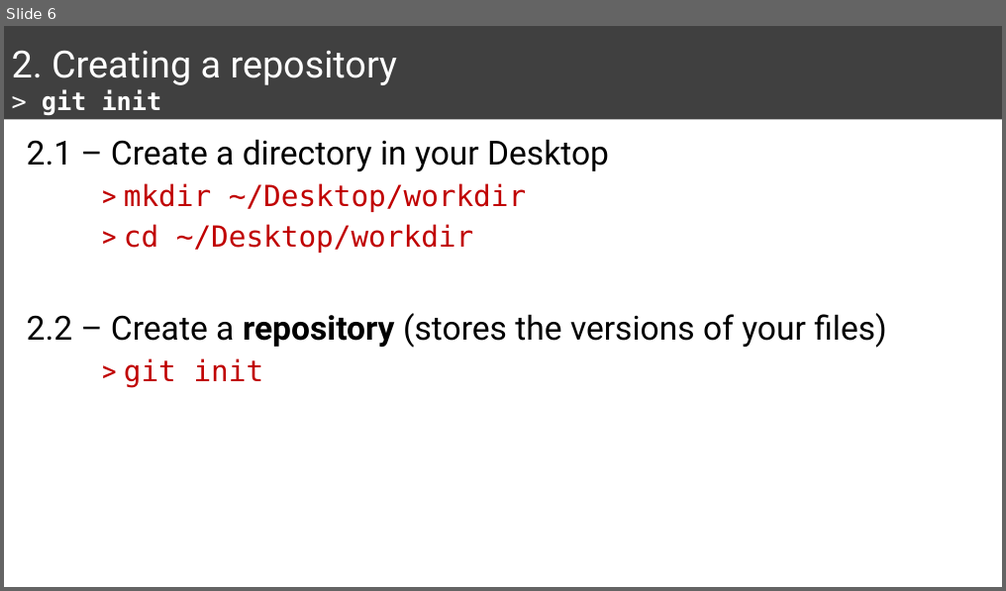
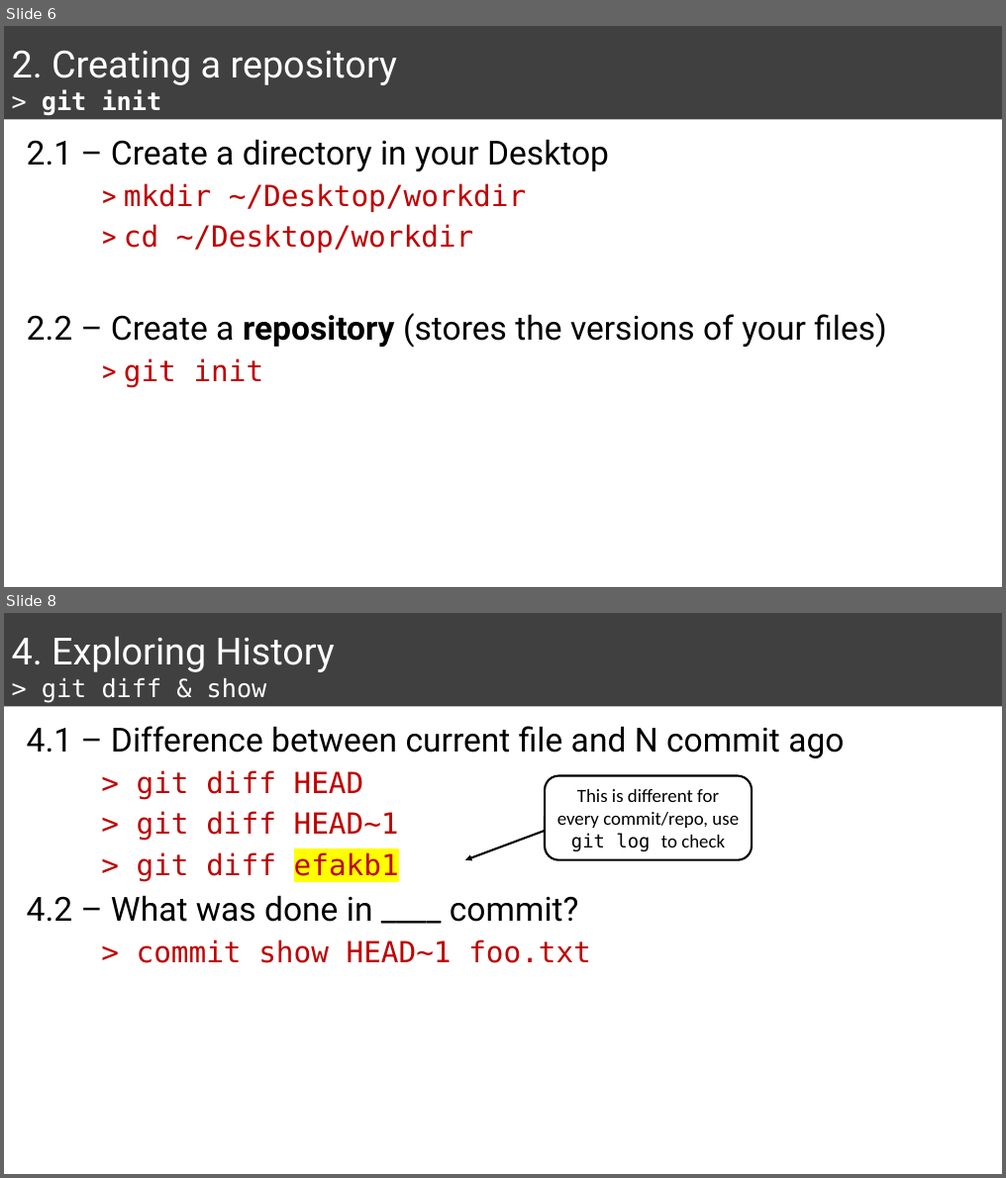
Before and after one commit to mychan24/git_github_workshop, a slide deck: Presentation1.pptx. Shown one above the other, each under a label of ours: slide 6 before the commit, slides 6 and 8 after it; the slides between them are not shown. The pictures are 1006x591 and 1006x1178 pixels, drawn with LibreOffice and Linux fonts; fonts in the diff are those of the drawing. Boxes give left, top, right and bottom in pixels: in the first picture for what was removed or moved away, otherwise in the second. Text is boxed around its words. In the diff, an @@ line names an element or a change of style, - is before the commit and + after.

Commit message:
Add section 4 and 5 for Exploring History and Reverting Changes

```diff
--- a/Presentation1.pptx
+++ b/Presentation1.pptx
@@ slide 8 added at [4,613,1002,1174], background #FFFFFF @@
@@ title added at [4,613,1002,707], fill #404040, 36 pt, text #FFFFFF @@
+4. Exploring History
+> git diff & show
@@ text added at [27,726,844,963], 32 pt, text #000000 @@
+4.1 – Difference between current file and N commit ago
+> git diff HEAD
+> git diff HEAD~1
+> git diff efakb1
+4.2 – What was done in ____ commit?
+> commit show HEAD~1 foo.txt
@@ rounded rectangle added at [545,776,751,861], fill #FFFFFF, outline #000000 2 pt, 18 pt, text #000000 @@
+This is different for every commit/repo, use git log to check
@@ arrow added from (545, 831) to (465, 861), #000000 2 pt @@
```
Also in this commit, not shown: 1 slide changed, 1 other slide added, 1 slide removed, 1 other file.
